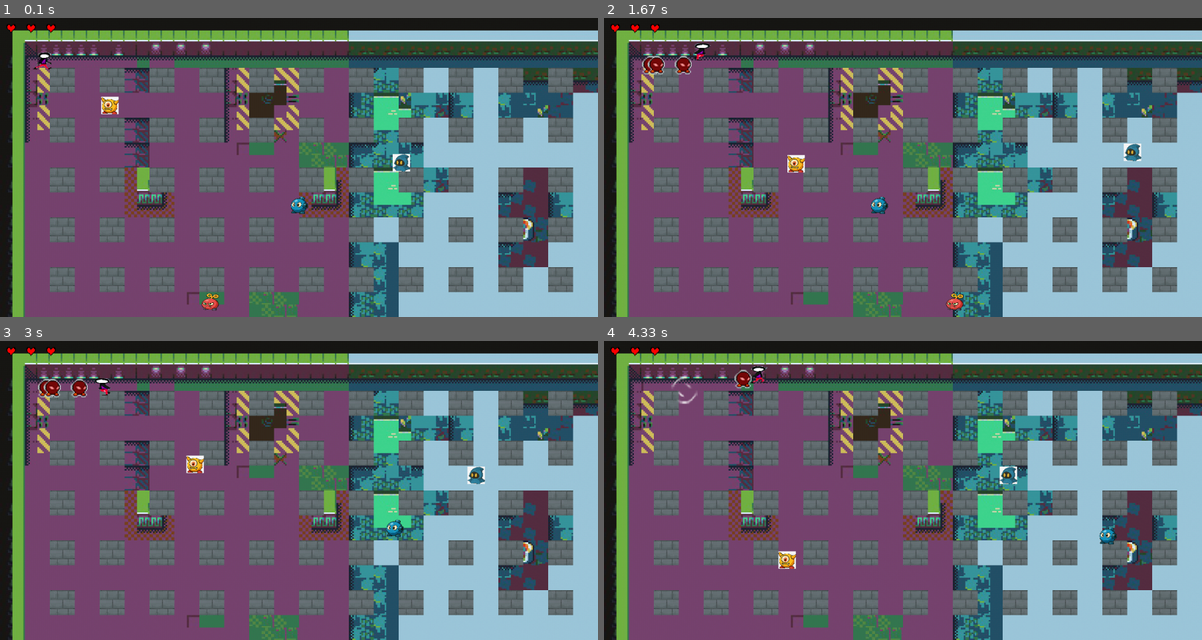
Above: before the commit, frames 1-4 (two rows, left to right).
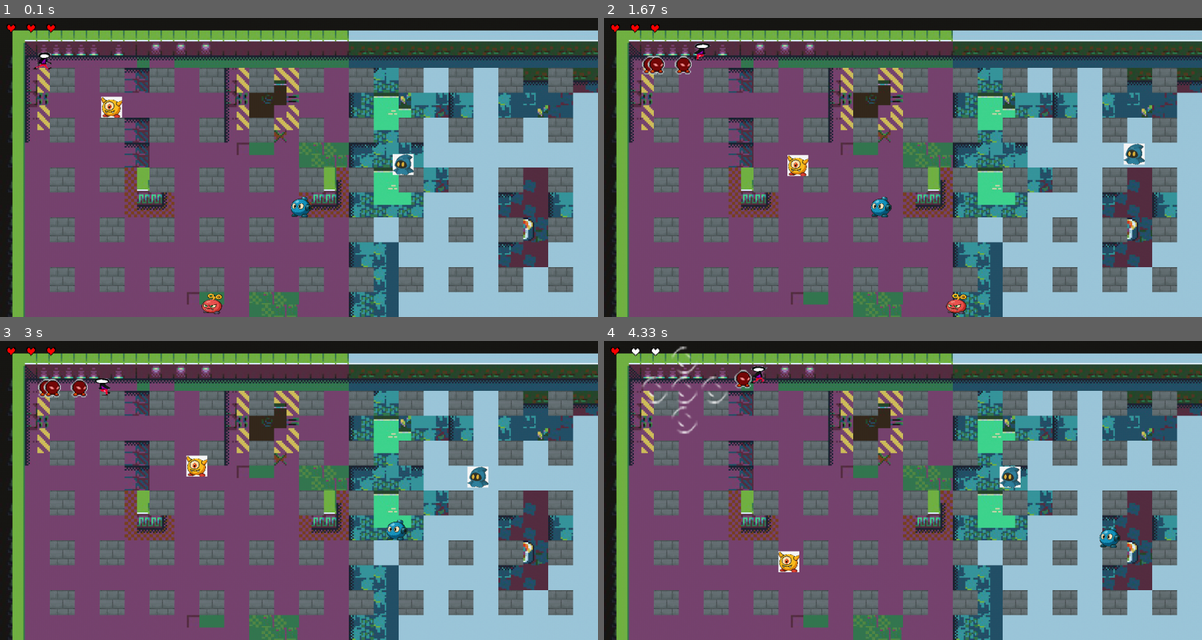
Above: after the commit, the same moments.

Repository: Jeefry465/Proyecto_pygame
Game: pygame game, started from Proyecto Final/juego.py
Two runs of this game, one before a commit and one after it. Both use one fixed random seed, a clock stepped at 60 frames per second and the inputs below.
Inputs:
- Up to frame 1 (0.1 s): no input
- Up to frame 2 (1.67 s): tap Space at 0.33, 0.73, 1.03, 1.23, 1.57 s; hold D 0.67-1.13 s; hold W 1.17-1.47 s; hold D from 1.5 s (still down)
- Up to frame 3 (3 s): tap Space at 1.87, 2.07, 2.37, 2.63 s; release D at 1.97 s; hold A 2-2.53 s; hold S 2.57-2.87 s
- Up to frame 4 (4.33 s): hold W 3.33-3.7 s; tap Space at 3.4, 3.8, 4.1 s; hold D from 3.73 s (still down)

The runs differ from the first frame. In frame 1, 0.7% of the frame differs, in the area x 16-70%, y 26-100%; in frame 2, 0.7%; in frame 3, 0.5%; in frame 4, 0.9%, in the area x 4-87%, y 1-78%.

Commit message:
Enemigos
Se eliminan los enemigos cuando son alcanzados por el rango de las bombas

Diff:
--- a/Proyecto Final/bomberman.py
+++ b/Proyecto Final/bomberman.py
@@ -90,8 +90,7 @@
 
 
 class Bomba:
-
-    def __init__(self, x, y,imagen_bomba, imagen_explosion, imagen_bomba_final,tiempo_expl = 3):
+    def __init__(self, x, y, imagen_bomba, imagen_explosion, imagen_bomba_final, tiempo_expl=3):
         self.rect = pygame.Rect(x, y, imagen_bomba.get_width(), imagen_bomba.get_height())# Crea un rectángulo en la posición (x, y) de tamaño 20x20 para representar la bomba
         self.imagen_bomba = imagen_bomba # Asigna la imagen de la bomba
         self.imagen_explosion = imagen_explosion # Asigna la imagen de la explosión de la bomba
@@ -100,22 +99,30 @@
         self.tiempo_expl = tiempo_expl # Tiempo en segundos que tarda en explotar la bomba
         self.explotada = False # Tiempo en segundos que tarda en explotar la bomba
         self.tiempo_explotada = None # Guarda el tiempo en que la bomba explotó, inicialmente es None
+        self.jugador_danado = False  # bandera para indicar si ya se hizo daño al jugador
 
-    def actualizar(self,lista_enemigos):
-        ahora = time.time() # Obtiene el tiempo actual en segundos
-        #Si la bomba no ha explotado y han pasado el tiempo de explosión, cambia su estado a explotada
-        if not self.explotada and (ahora - self.tiempo_colocdada ) >= self.tiempo_expl:
+    def actualizar(self, lista_enemigos, jugador=None):
+        ahora = time.time()
+        if not self.explotada and (ahora - self.tiempo_colocdada) >= self.tiempo_expl:
             self.explotada = True
             self.tiempo_explotada = ahora
 
-        #verificar colision con enenmigos
         if self.explotada:
-            area = self.rect.inflate(40, 40)
+            area_explosion = self.rect.inflate(120, 120)
+
+            # Daño a los enemigos
             for enemi in lista_enemigos:
-                if enemi.player.colliderect(area):
-                    daño = 15 + random.randint(-7, 7)
-                    enemi.energia -= daño
-            # Si han pasado 0.5 s desde la explosión, indícale al juego que elimine el rectángulo de la bomba
+                if enemi.player.colliderect(area_explosion):
+                    enemi.energia = 0
+
+            # Daño al jugador - solo una vez
+            if (jugador
+                and not self.jugador_danado
+                and jugador.player.colliderect(area_explosion)):
+                jugador.energia = max(1, jugador.energia - 33)
+                self.jugador_danado = True  # marcamos que ya se aplicó el daño
+
+            # Quitar la bomba tras 0.5s
             if (ahora - self.tiempo_explotada) >= 0.5:
                 return True
 
@@ -132,8 +139,16 @@
             tiempo_explosion = time.time() - self.tiempo_explotada
             # Mostrar la explosión durante 0.3s, luego la imagen final hasta eliminar
             if tiempo_explosion < 0.3:
-                x = self.rect.x - desplazamiento_x - (self.imagen_explosion.get_width() - self.rect.width) // 2
-                y = self.rect.y - desplazamiento_y - (self.imagen_explosion.get_height() - self.rect.height) // 2
-                ventana.blit(self.imagen_explosion, (x, y))
+                # Centro de la explosión
+                x_centro = self.rect.x - desplazamiento_x - (self.imagen_explosion.get_width() - self.rect.width)//2
+                y_centro = self.rect.y - desplazamiento_y - (self.imagen_explosion.get_height() - self.rect.height)//2
+                ventana.blit(self.imagen_explosion, (x_centro, y_centro))
+
+                # Brazos (hacia cada dirección)
+                rango_extra = 60
+                ventana.blit(self.imagen_explosion, (x_centro - rango_extra, y_centro))  # Izquierda
+                ventana.blit(self.imagen_explosion, (x_centro + rango_extra, y_centro))  # Derecha
+                ventana.blit(self.imagen_explosion, (x_centro, y_centro - rango_extra))  # Arriba
+                ventana.blit(self.imagen_explosion, (x_centro, y_centro + rango_extra))  # Abajo
             else:
                 ventana.blit(self.imagen_bomba_final, (self.rect.x - desplazamiento_x, self.rect.y - desplazamiento_y))
--- a/Proyecto Final/constantes.py
+++ b/Proyecto Final/constantes.py
@@ -25,4 +25,4 @@
 
 ANCHO_PERSONAJE = 35
 ALTO_PERSONAJE = 35
-TAMANO_ENEMIGO = 35
+TAMANO_ENEMIGO = 42
--- a/Proyecto Final/juego.py
+++ b/Proyecto Final/juego.py
@@ -268,7 +268,7 @@
 
             nuevas_bombas = []
             for bomba in bombas:
-                eliminar = bomba.actualizar(lista_enemigos)
+                eliminar = bomba.actualizar(lista_enemigos, jugador)
                 bomba.dibujar(ventana, desplazamiento_x, desplazamiento_y)
                 if not eliminar:
                     nuevas_bombas.append(bomba)
@@ -278,6 +278,13 @@
             for enemi in lista_enemigos:
                 enemi.dibujar(ventana, desplazamiento_x, desplazamiento_y)
 
+            # Eliminar enemigos con energía 0
+            nuevos_enemigos = []
+            for enemi in lista_enemigos:
+                if enemi.energia > 0:
+                    nuevos_enemigos.append(enemi)
+            lista_enemigos = nuevos_enemigos
+
             # Comprobar colisiones entre el jugador y los enemigos
             for enemi in lista_enemigos:
                 if jugador.player.colliderect(enemi.player):
